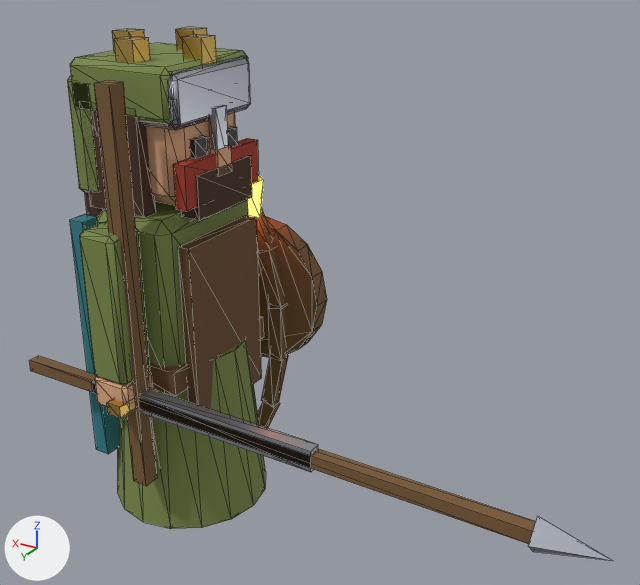
Before and after pictures for a commit that changed the glTF model assets/models/person.glb.
The view is the same before and after, from a camera (50 mm lens) standing at (-1.329, 1.547, 1.44) and looking at (-0.383, -0.03, 0.652). Every picture has the same lights, and +X, +Y and +Z are marked at lower left. The first picture is the older version. Mesh edges are drawn as thin lines. Where no turn or scale is listed for an object, it has been applied to the vertices.

Names of what the first picture shows: 'apron', 'armR', 'body', 'bow', 'head', 'helm', 'hood', 'robe', 'shield', 'spear', 'staff', 'sword' and 6 more.
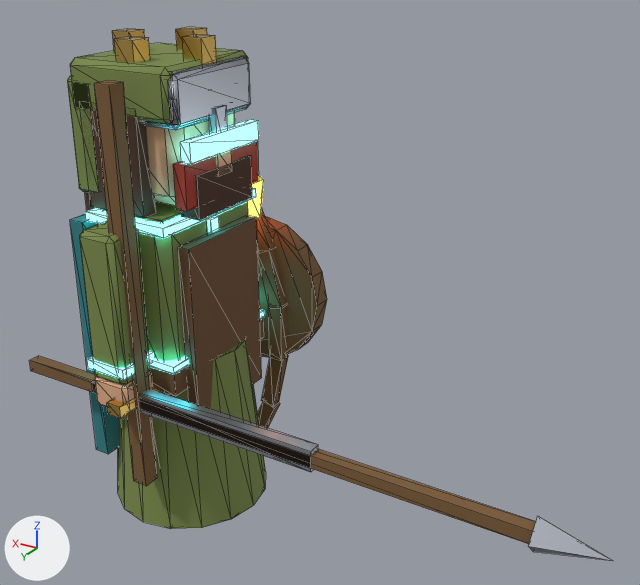
The change in detail:
Material 'techglow' (mat_techglow) is new.
Its base color is (0.0782, 0.871, 1.0) (cyan #4ff0ff).
Its roughness is 0.4.
Its emission color is (0.0782, 0.871, 1.0) (cyan #4ff0ff).
Its emission strength is 6.0.
Mesh me_person_tglowbody is new.
It consists of a box spanning x -0.114..0.114, y -0.174..0.174, z 0.374..0.396; a box spanning x -0.118..-0.106, y -0.015..0.015, z 0.07..0.37; a box spanning x -0.123..0.123, y -0.183..0.183, z 0.049..0.067.
It uses material mat_techglow (cyan #4ff0ff, glowing cyan #4ff0ff).
Mesh me_person_visor is new.
It is a box spanning x -0.161..-0.135, y -0.125..0.125, z 0.113..0.158.
It uses material mat_techglow (cyan #4ff0ff, glowing cyan #4ff0ff).
Mesh me_person_tglowarmr is new.
It is a box spanning x -0.054..0.054, y -0.054..0.054, z -0.322..-0.298.
It uses material mat_techglow (cyan #4ff0ff, glowing cyan #4ff0ff).
Object 'tglowBody' (ob_tglowbody) is new; it shows me_person_tglowbody.
Its location is (0.0, 0.0, 0.42).
Object 'visor' (ob_visor) is new; it shows me_person_visor.
Its location is (0.0, 0.0, 0.84).
Object 'tglowArmR' (ob_tglowarmr) is new; it shows me_person_tglowarmr.
Its location is (0.0, 0.22, 0.8).

Boxes [x1, y1, x2, y2] around the edits, measured in the pictures (640 x 585 px):
'visor', added (cyan)
    after: [180, 120, 259, 164]
'tglowBody', added
    after: [85, 188, 265, 374]
'tglowArmR', added (cyan)
    after: [87, 351, 154, 380]
